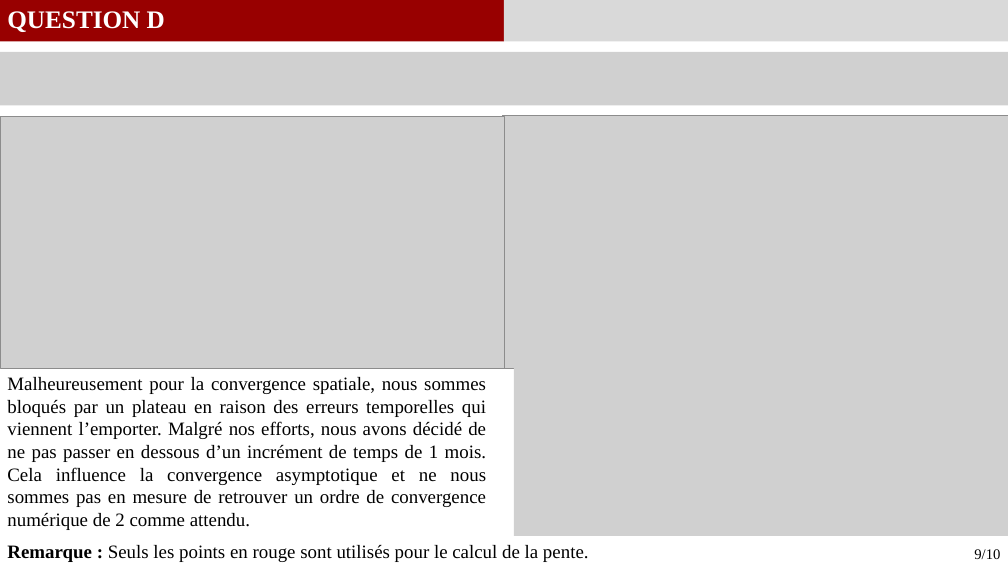
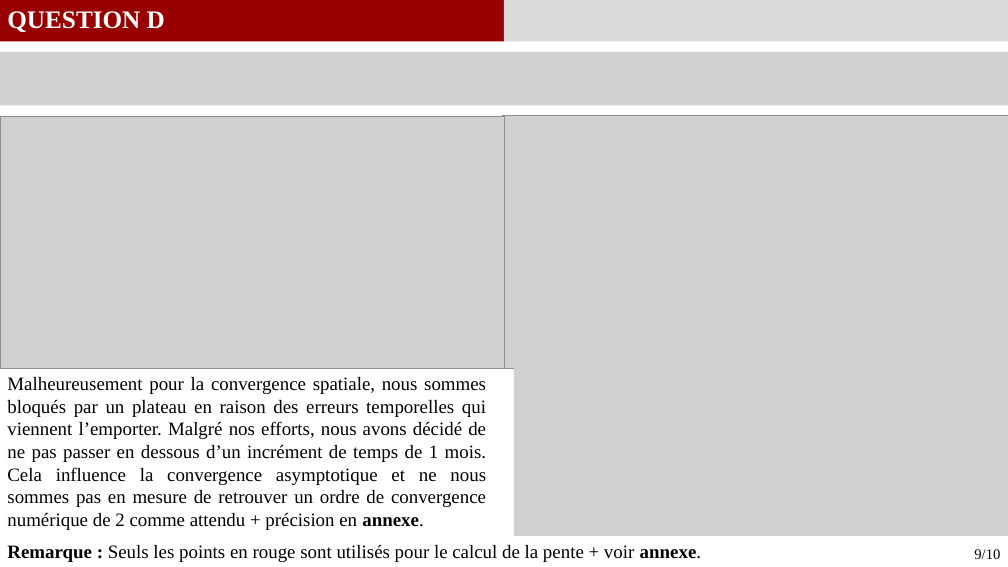
Before and after one commit to GauthierBRUNEL/MEC8211_devoir_2, a slide deck: slide 10 of doc/Rapport_Devoir2.pptx. Drawn at 1008x567 pixels with LibreOffice and Linux fonts; fonts in the diff are those of the drawing; grey boxes stand for pictures. Boxes give left, top, right and bottom in pixels: in the first picture for what was removed or moved away, otherwise in the second. Text is boxed around its words. In the diff, an @@ line names an element or a change of style, - is before the commit and + after.

```diff
--- a/doc/Rapport_Devoir2.pptx
+++ b/doc/Rapport_Devoir2.pptx
@@ text at bbox=[7, 377, 486, 530]: text changed @@
-Malheureusement pour la convergence spatiale, nous sommes bloqués par un plateau en raison des erreurs temporelles qui viennent l’emporter. Malgré nos efforts, nous avons décidé de ne pas passer en dessous d’un incrément de temps de 1 mois. Cela influence la convergence asymptotique et ne nous sommes pas en mesure de retrouver un ordre de convergence numérique de 2 comme attendu.
+Malheureusement pour la convergence spatiale, nous sommes bloqués par un plateau en raison des erreurs temporelles qui viennent l’emporter. Malgré nos efforts, nous avons décidé de ne pas passer en dessous d’un incrément de temps de 1 mois. Cela influence la convergence asymptotique et ne nous sommes pas en mesure de retrouver un ordre de convergence numérique de 2 comme attendu + précision en annexe.
@@ text at bbox=[7, 545, 701, 562]: text changed @@
-Remarque : Seuls les points en rouge sont utilisés pour le calcul de la pente.
+Remarque : Seuls les points en rouge sont utilisés pour le calcul de la pente + voir annexe.
```
Also in this commit, not shown: 4 other slides changed.
